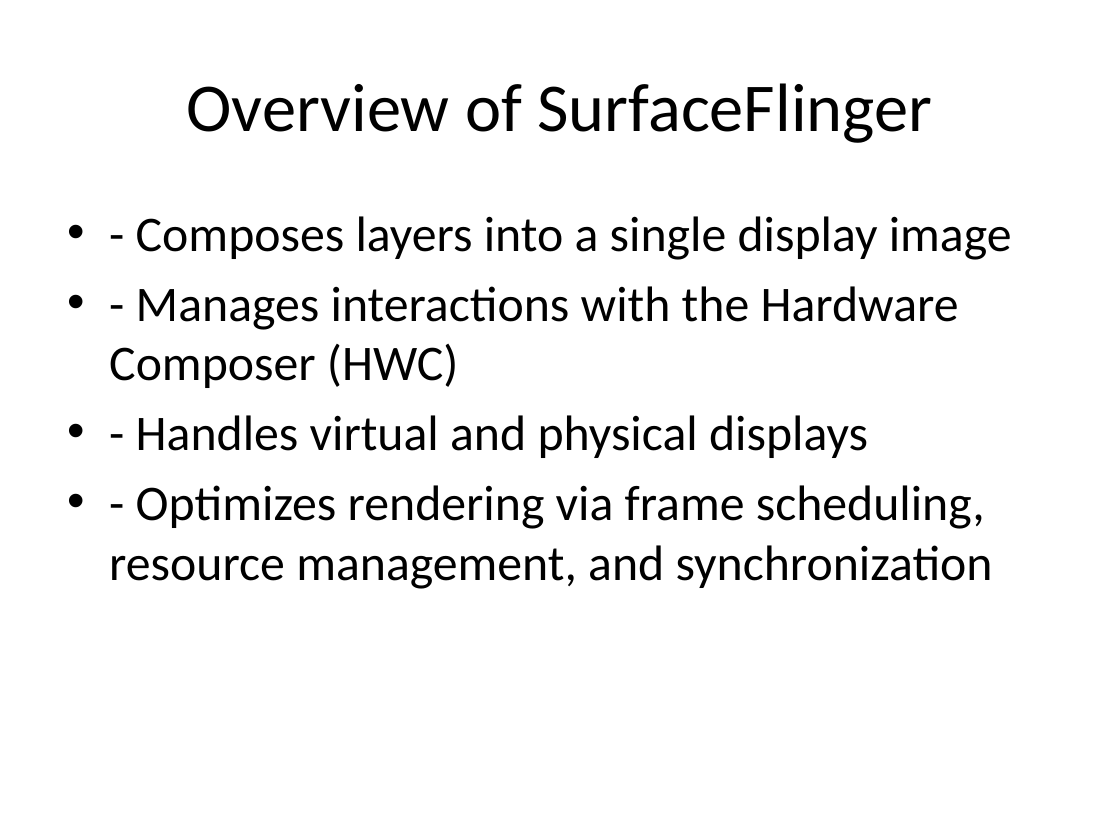
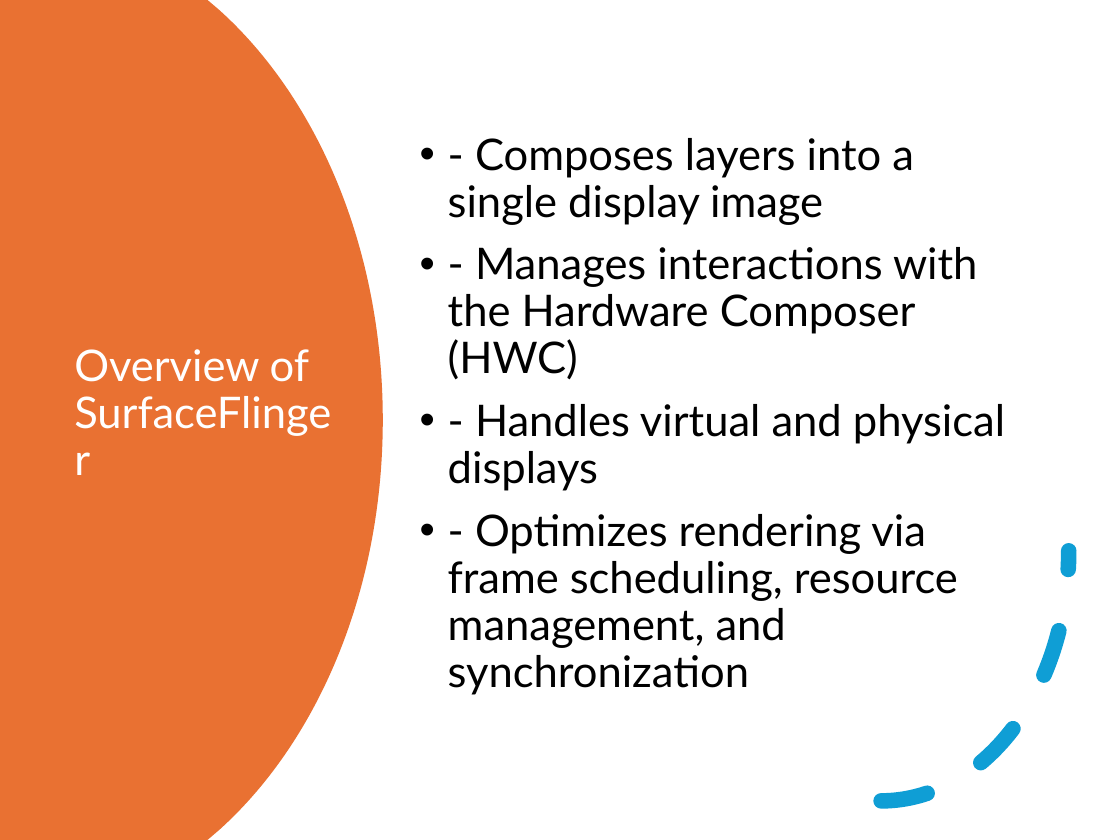
Before and after one commit to sudheerdevu/Thundersoft_work, a slide deck: slide 2 of session/SurfaceFlinger_cpp_concepts.pptx. Drawn at 1120x840 pixels with LibreOffice and Linux fonts; fonts in the diff are those of the drawing. Boxes give left, top, right and bottom in pixels: in the first picture for what was removed or moved away, otherwise in the second. Text is boxed around its words. In the diff, an @@ line names an element or a change of style, - is before the commit and + after.

```diff
--- a/session/SurfaceFlinger_cpp_concepts.pptx
+++ b/session/SurfaceFlinger_cpp_concepts.pptx
@@ freeform shape added at <box>0,0,383,840</box>, fill #E97132 @@
@@ text "- Composes layers into a ...": place and size @@
-text "- Composes layers into a ..." at <box>109,216,1012,589</box>
+text "- Composes layers into a ..." at <box>448,138,1005,695</box>
@@ text "- Composes layers into a ..." at <box>448,138,1005,695</box>: size 32 to 28 pt, font Calibri to Lato; indent changed; line spacing 1 to 0.9; more space between paragraphs; vertical alignment top to middle @@
@@ title "Overview of SurfaceFlinger": place and size @@
-title "Overview of SurfaceFlinger" at <box>186,83,933,143</box>
+title "Overview of SurfaceFlinger" at <box>74,349,309,382</box>
@@ title "Overview of SurfaceFlinger" at <box>74,349,309,382</box>: size 44 to 28 pt, font Calibri to Lato, text colour #000000 to #FFFFFF; alignment centre to left; line spacing 1 to 0.9 @@
@@ arc (boxed as its full ellipse) added at <box>693,301,1068,802</box>, outline #0F9ED5 10 pt dashed @@
```
Also in this commit, not shown: 9 other slides changed, 2 other files.
